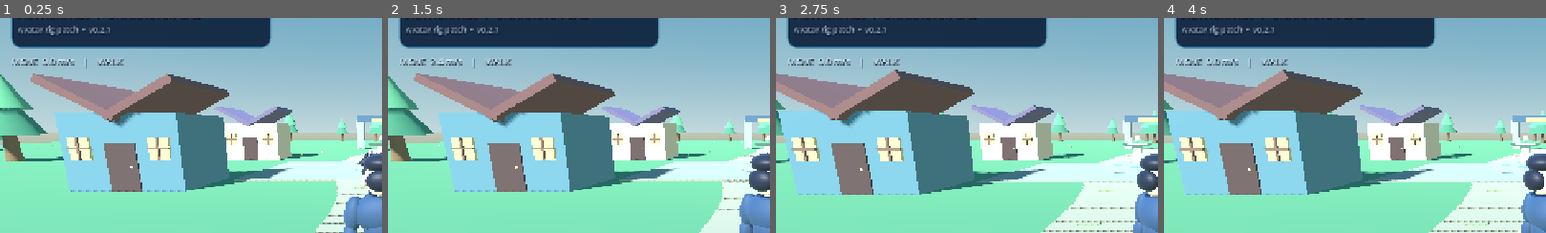
Above: before the commit, frames 1-4 (left to right).
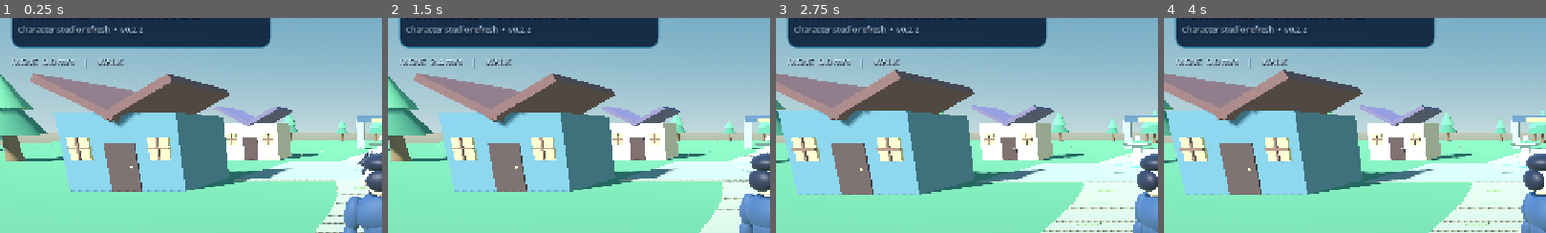
Above: after the commit, the same moments.

Repository: demetrecerrone-star/Aetherfall
Game: Godot game, scene res://scenes/main.tscn
The game is run twice, just before and just after one commit, with the same random seed, the same clock (stepped at 60 frames per second) and the same inputs.
Inputs (mouse positions are % of the whole screen's width and height, from its top left):
- Up to frame 1 (0.25 s): no input
- Up to frame 2 (1.5 s): click "JUMP" at 0.5 s; drag from (10, 81) to (60, 28) at 1.27 s
- Up to frame 3 (2.75 s): drag from (30, 55) to (45, 70) at 2.02 s
- Up to frame 4 (4 s): click "RUN OFF" at 2.75 s; click "RUN ON" at 3.5 s
The pictures show only the part of the screen within x 0-50%, y 6-56%; the shares and areas given below are measured in that part.

The runs differ from the first frame. In frame 1, 0.5% of the frame differs, in the area x 4-38%, y 3-9%; in frame 2, 0.5%; in frame 3, 0.5%; in frame 4, 0.5%.

Commit message:
Hide gameplay joystick/actions while character studio is open

Diff:
--- a/scripts/touch_hud.gd
+++ b/scripts/touch_hud.gd
@@ -12,6 +12,7 @@
 var _run_button: Button
 var _status_label: Label
 var _last_status := ""
+var _root_overlay: Control
 
 func _style(base: Color, border: Color) -> StyleBoxFlat:
 	var s := StyleBoxFlat.new()
@@ -51,6 +52,7 @@
 func _ready() -> void:
 	var root := Control.new()
 	root.name = "Overlay"
+	_root_overlay = root
 	root.mouse_filter = Control.MOUSE_FILTER_IGNORE
 	root.set_anchors_and_offsets_preset(Control.PRESET_FULL_RECT)
 	add_child(root)
@@ -69,7 +71,7 @@
 	header_stack.mouse_filter = Control.MOUSE_FILTER_IGNORE
 	header.add_child(header_stack)
 	header_stack.add_child(_make_label("AETHERFALL  /  CHARACTER LAB", 20, Color("d9c188")))
-	header_stack.add_child(_make_label("Avatar rig patch  •  v0.2.1", 13, Color("acc6d9")))
+	header_stack.add_child(_make_label("Character studio refresh  •  v0.2.2", 13, Color("acc6d9")))
 
 	_status_label = _make_label("MOVE  0.0 m/s", 15, Color("d5f4ff"))
 	_status_label.anchor_left = 0.015
@@ -166,3 +168,7 @@
 	if state != _last_status and _status_label != null:
 		_last_status = state
 		_status_label.text = state
+
+func set_character_studio_active(enabled: bool) -> void:
+	if _root_overlay != null:
+		_root_overlay.visible = not enabled
